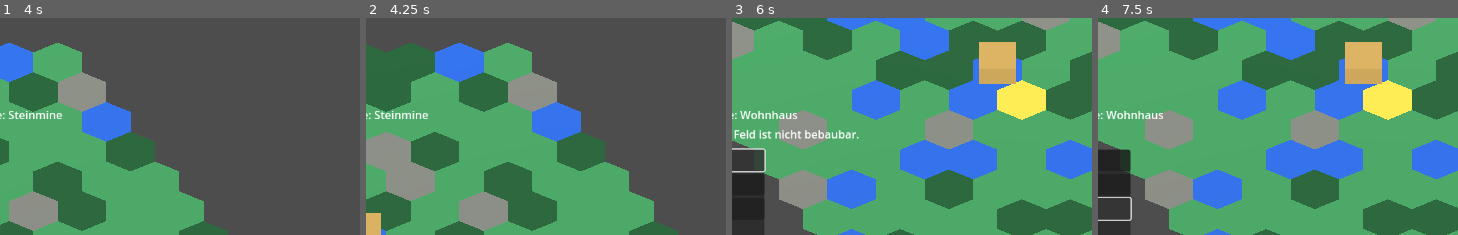
Above: before the commit, frames 1-4 (left to right).
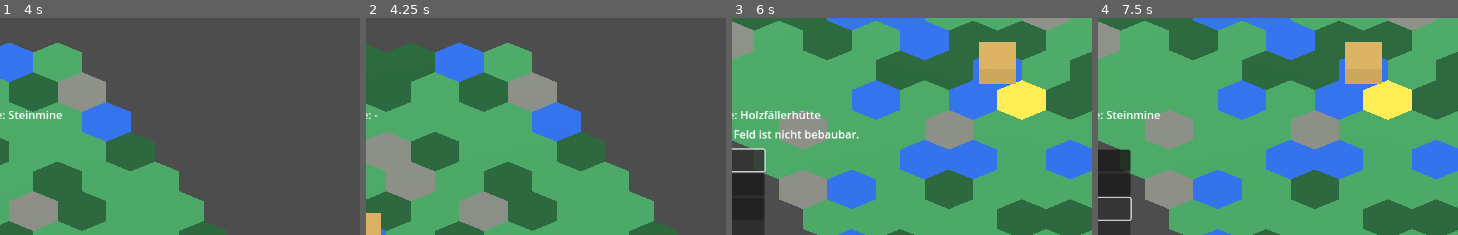
Above: after the commit, the same moments.

Repository: Ranu4922/CodexGame
Game: Godot game, scene res://scenes/Main.tscn
The game is run twice, just before and just after one commit, with the same random seed, the same clock (stepped at 60 frames per second) and the same inputs.
Inputs (mouse positions are % of the whole screen's width and height, from its top left):
- Up to frame 1 (4 s): tap Enter at 0.5 s; move the mouse to (80, 46) at 0.52 s; hold D 0.53-1.28 s; tap 1 at 0.6, 2.3, 2.85 s; click (80, 46) at 0.67 s; tap 2 at 0.8, 1.35, 3.05, 3.6 s; move the mouse to (33, 57) at 1.27 s; hold S 1.28-2.03 s; tap 3 at 1.55, 2.1, 3.8 s; move the mouse to (66, 29) at 2.02 s; hold D 2.03-2.78 s; move the mouse to (50, 72) at 2.77 s; hold W 2.78-3.53 s; click (50, 72) at 2.92 s; move the mouse to (89, 67) at 3.52 s; hold A from 3.53 s (still down)
- Up to frame 2 (4.25 s): keep holding A; tap Escape at 4.15 s
- Up to frame 3 (6 s): move the mouse to (22, 36) at 4.27 s; tap 3 at 4.35 s; tap 1 at 4.55 s; move the mouse to (61, 52) at 5.02 s; release A at 5.03 s; hold S 5.03-5.75 s; tap B at 5.1 s; click (61, 52) at 5.17 s; tap 2 at 5.3 s; click "Holzfällerhütte" at 5.75 s
- Up to frame 4 (7.5 s): click "Wohnhaus" at 6.5 s; click "Steinmine" at 7.25 s
The pictures show only the part of the screen within x 19-69%, y 0-50%; the shares and areas given below are measured in that part.

Frame 1 is identical in both runs. In frame 2, 0.3% of the frame differs, in the area x 2-18%, y 42-47%; in frame 3, 0.5%, in the area x 2-25%, y 42-47%; in frame 4, 0.3%.
Error before the commit: Invalid call. Nonexistent function 'select_building (via call)' in base 'Node3D (hex_grid.gd)'. (res://scripts/game_world.gd:115)

Commit message:
Wire build menu selection logic

Diff:
--- a/scripts/hex_grid.gd
+++ b/scripts/hex_grid.gd
@@ -51,7 +51,7 @@
 var production_timer: float = 0.0
 var village_center_tile: MeshInstance3D
 var show_influence_area: bool = false
-var selected_building_type: String = "lumberjack_hut"
+var selected_building_type: String = ""
 
 
 func _ready() -> void:
@@ -69,6 +69,7 @@
 	_generate_grid()
 	_place_starting_village_center()
 	_update_village_center_influence()
+	selected_building_changed.emit("-")
 
 
 func _process(delta: float) -> void:
@@ -180,18 +181,18 @@
 		_add_wood(10)
 
 	if event is InputEventKey and event.pressed and not event.echo and event.keycode == KEY_1:
-		selected_building_type = "lumberjack_hut"
-		selected_building_changed.emit("Holzfällerhütte")
+		select_building("lumberjack_hut")
 
 	if event is InputEventKey and event.pressed and not event.echo and event.keycode == KEY_2:
-		selected_building_type = "house"
-		selected_building_changed.emit("Wohnhaus")
+		select_building("house")
 
 	if event is InputEventKey and event.pressed and not event.echo and event.keycode == KEY_3:
-		selected_building_type = "stone_mine"
-		selected_building_changed.emit("Steinmine")
+		select_building("stone_mine")
 
 	if event is InputEventKey and event.pressed and not event.echo and event.keycode == KEY_ESCAPE:
+		build_mode = false
+		build_mode_changed.emit(build_mode)
+		clear_selected_building()
 		_clear_selection()
 
 	if event is InputEventKey and event.pressed and not event.echo and event.keycode == KEY_V:
@@ -260,6 +261,10 @@
 
 
 func _try_place_selected_building(tile: MeshInstance3D) -> void:
+	if selected_building_type.is_empty():
+		message_changed.emit("Kein Gebäude ausgewählt.")
+		return
+
 	if not tile.get_meta("buildable"):
 		message_changed.emit("Kann hier nicht bauen: Feld ist nicht bebaubar.")
 		return
@@ -281,6 +286,26 @@
 		return
 
 	_try_place_lumberjack_hut(tile)
+
+
+func select_building(building_type: String) -> void:
+	selected_building_type = building_type
+	selected_building_changed.emit(_get_building_display_name(building_type))
+
+
+func clear_selected_building() -> void:
+	selected_building_type = ""
+	selected_building_changed.emit("-")
+
+
+func _get_building_display_name(building_type: String) -> String:
+	if building_type == "lumberjack_hut":
+		return "Holzfällerhütte"
+	if building_type == "house":
+		return "Wohnhaus"
+	if building_type == "stone_mine":
+		return "Steinmine"
+	return "-"
 
 
 func _try_place_lumberjack_hut(tile: MeshInstance3D) -> void:
